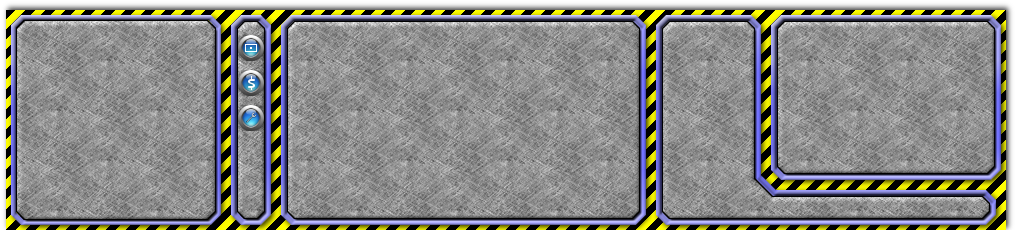
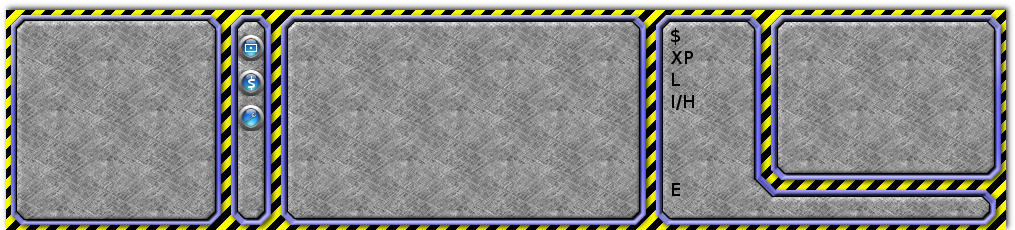
Revision of a layered w=1015, h=230 image; what changed, layer by layer:
added layer "$ ..." above "Button $" over box(671, 28, 694, 196)
